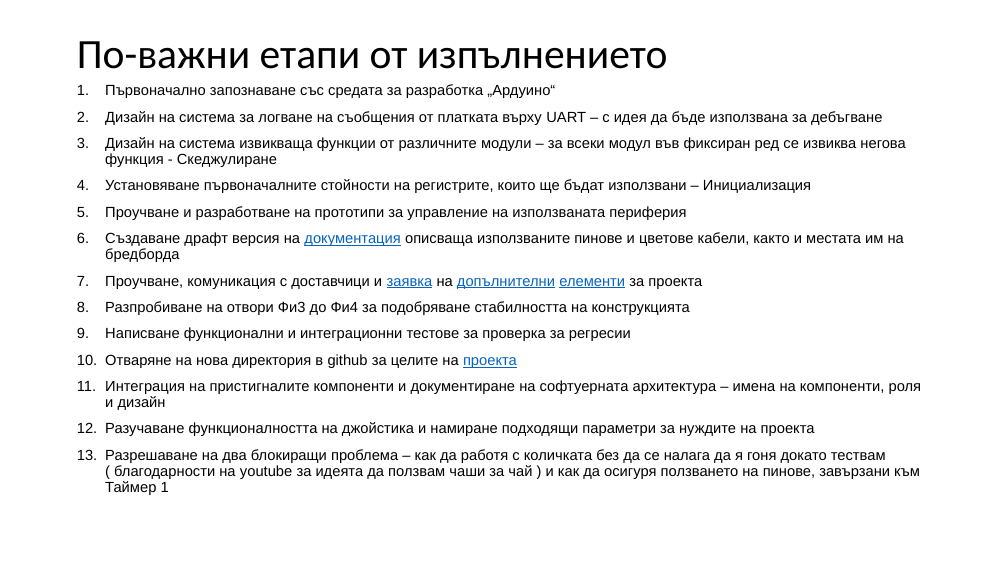
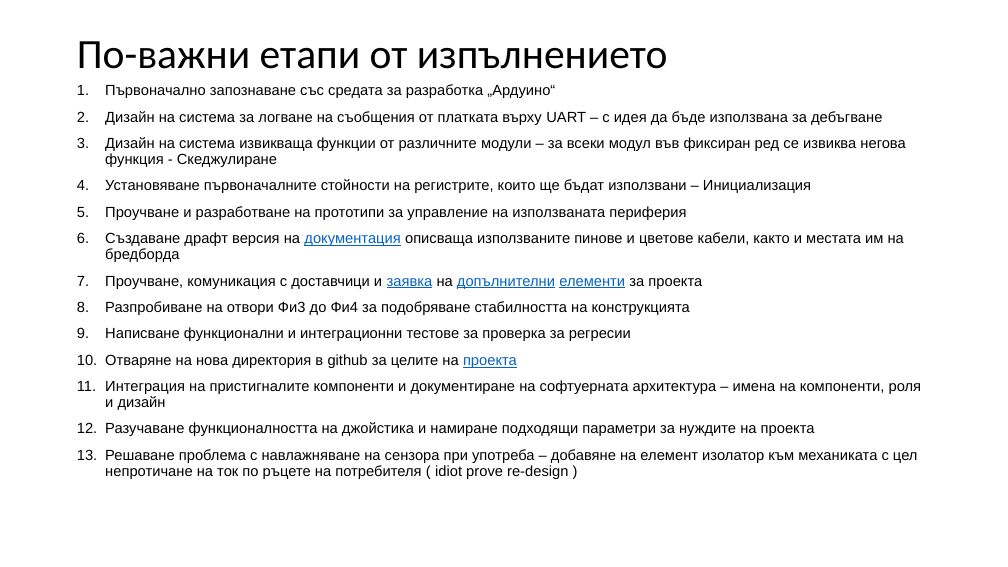
Before and after one commit to PavelKanazirev/arduino, a slide deck: slide 6 of docs/Presentation/ProjectKosmatko.pptx (slide 5 before the commit). Drawn at 1008x567 pixels with LibreOffice and Linux fonts; fonts in the diff are those of the drawing. Boxes give left, top, right and bottom in pixels: in the first picture for what was removed or moved away, otherwise in the second. Text is boxed around its words. In the diff, an @@ line names an element or a change of style, - is before the commit and + after.

```diff
--- a/docs/Presentation/ProjectKosmatko.pptx
+++ b/docs/Presentation/ProjectKosmatko.pptx
@@ text at (x1=105, y1=449, x2=918, y2=479): text changed @@
-13. Разрешаване на два блокиращи проблема – как да работя с количката без да се налага да я гоня докато тествам ( благодарности на youtube за идеята да ползвам чаши за чай ) и как да осигуря ползването на пинове, завързани към Таймер 1
+13. Решаване проблема с навлажняване на сензора при употреба – добавяне на елемент изолатор към механиката с цел непротичане на ток по ръцете на потребителя ( idiot prove re-design )
```
Also in this commit, not shown: 3 other slides changed, 1 slide added, 1 slide removed.
